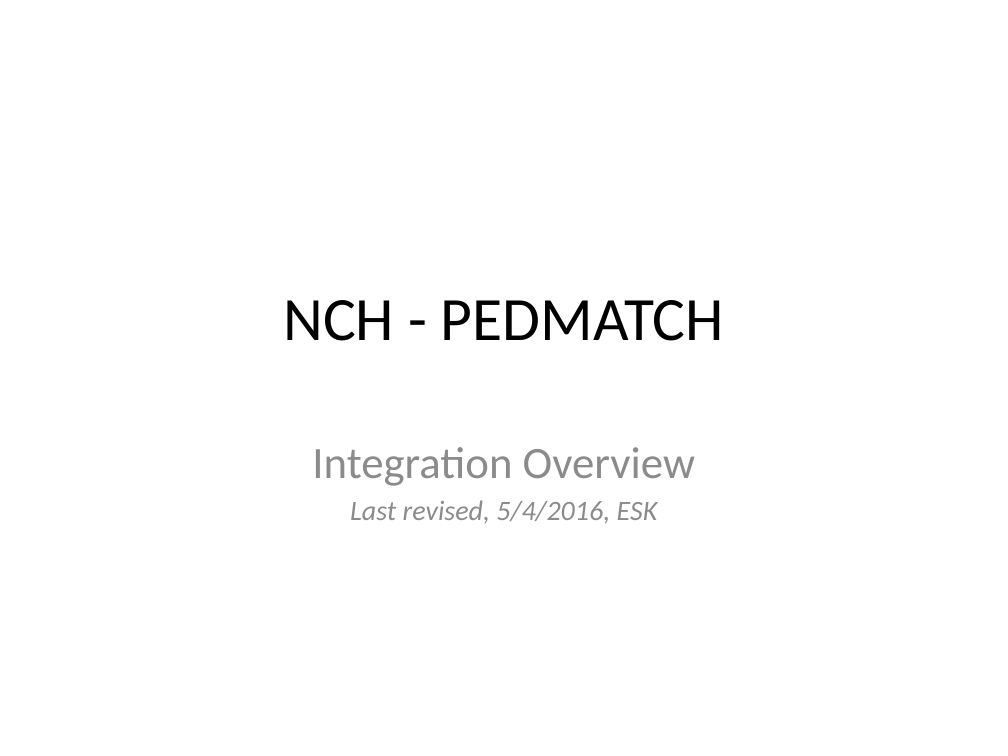
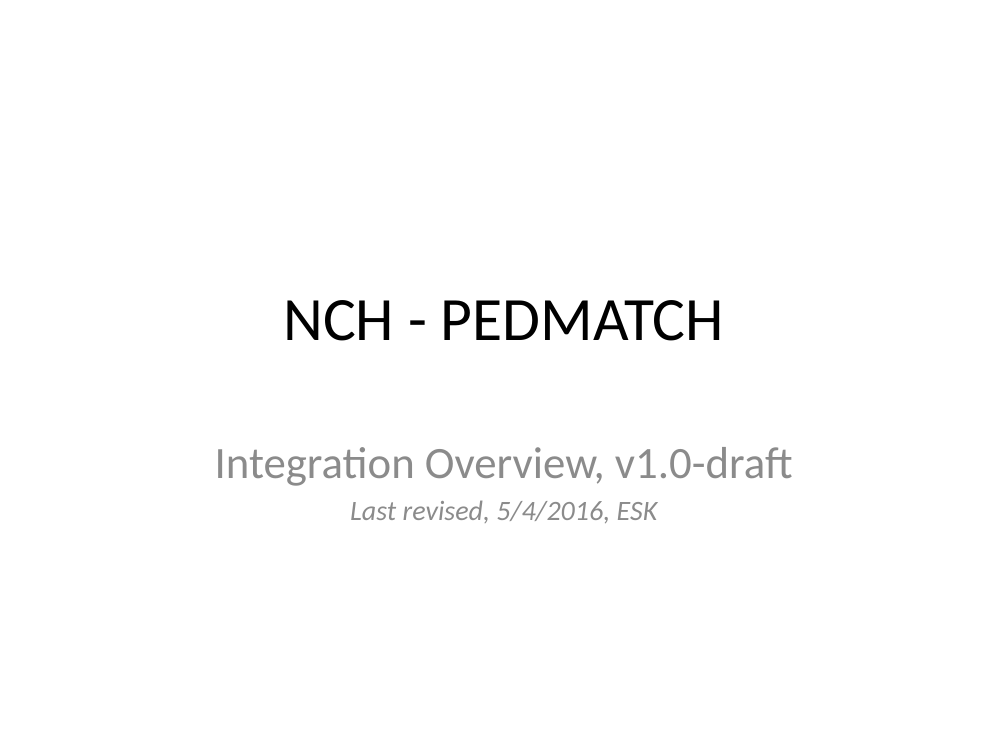
Before and after one commit to NCH-BPC-Informatics/pedmatch-arch-docs, a slide deck: slide 1 of NCH-PEDMATCH - Integration Walkthrough.pptx. Drawn at 1008x756 pixels with LibreOffice and Linux fonts; fonts in the diff are those of the drawing. Boxes give left, top, right and bottom in pixels: in the first picture for what was removed or moved away, otherwise in the second. Text is boxed around its words. In the diff, an @@ line names an element or a change of style, - is before the commit and + after.

```diff
--- a/NCH-PEDMATCH - Integration Walkthrough.pptx
+++ b/NCH-PEDMATCH - Integration Walkthrough.pptx
@@ subtitle at [215, 447, 793, 486]: text changed @@
-Integration Overview
+Integration Overview, v1.0-draft
```
Also in this commit, not shown: 1 other slide changed, 1 slide added, 1 other file.
